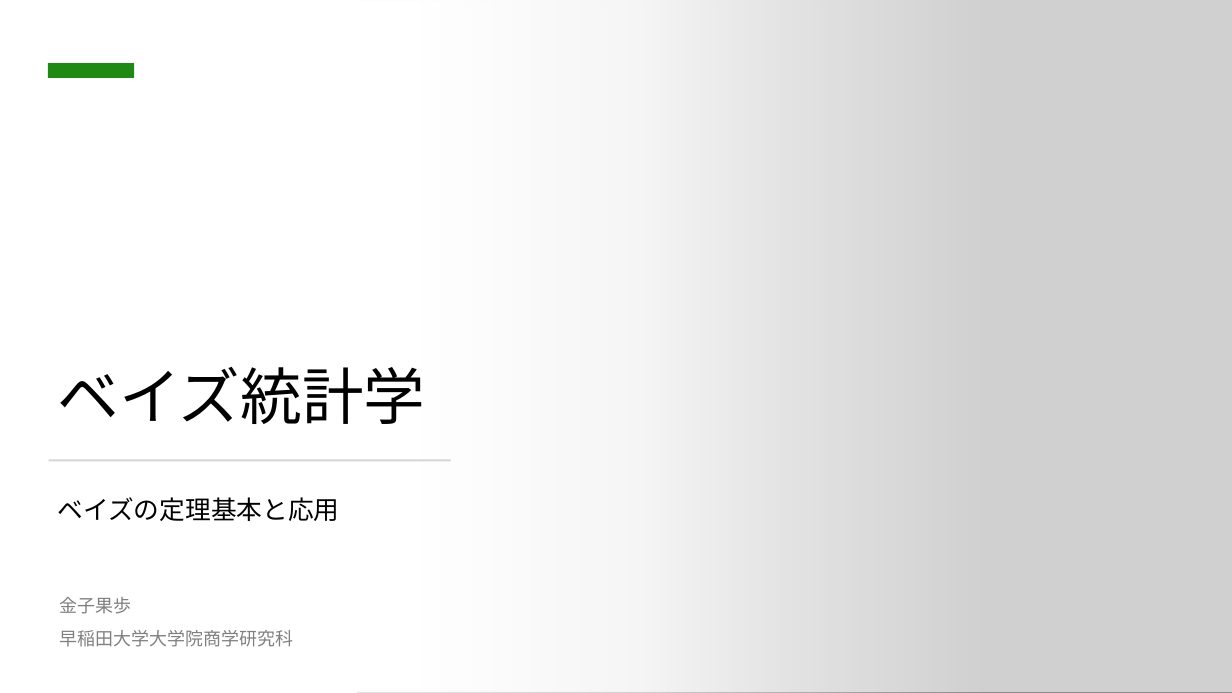
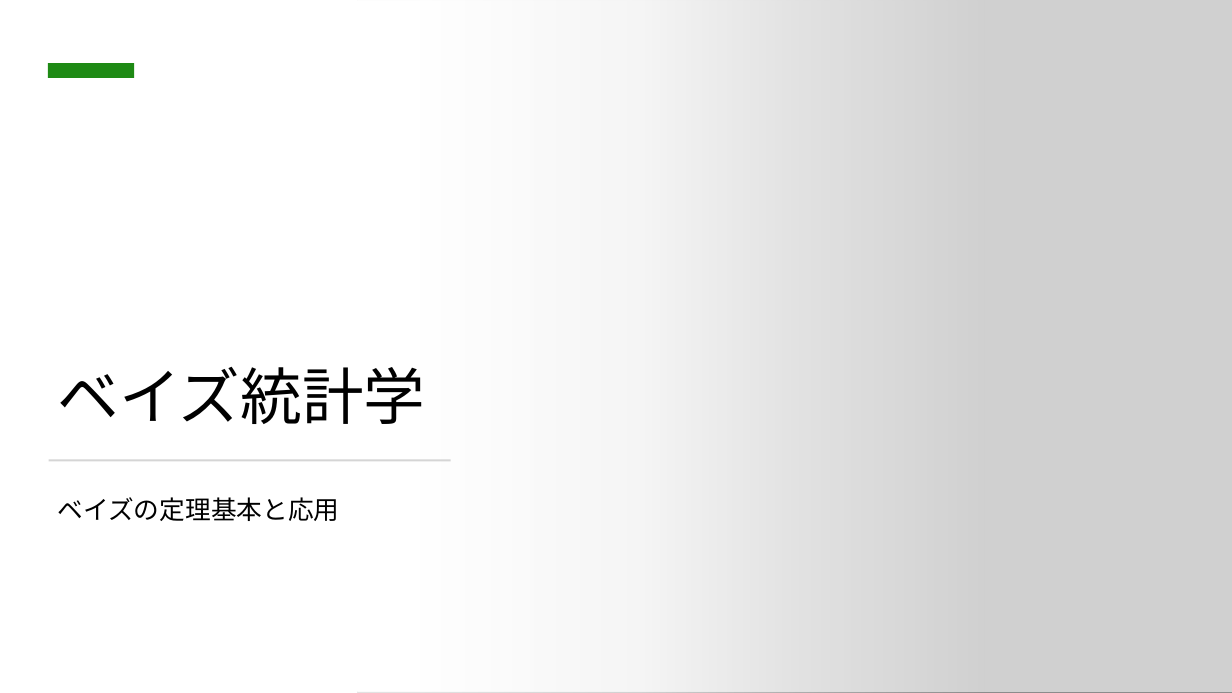
Before and after one commit to hajimetrics/2021, a slide deck: slide 1 of 20210416/ベイズの定理の基本.pptx. Drawn at 1232x693 pixels with LibreOffice and Linux fonts; fonts in the diff are those of the drawing; grey boxes stand for pictures. Boxes give left, top, right and bottom in pixels: in the first picture for what was removed or moved away, otherwise in the second. Text is boxed around its words. In the diff, an @@ line names an element or a change of style, - is before the commit and + after.

```diff
--- a/20210416/ベイズの定理の基本.pptx
+++ b/20210416/ベイズの定理の基本.pptx
@@ text removed at <box>60,597,294,647</box> @@
-金子果歩
-早稲田大学大学院商学研究科
```
Also in this commit, not shown: 47 other slides changed, 16 other files.
